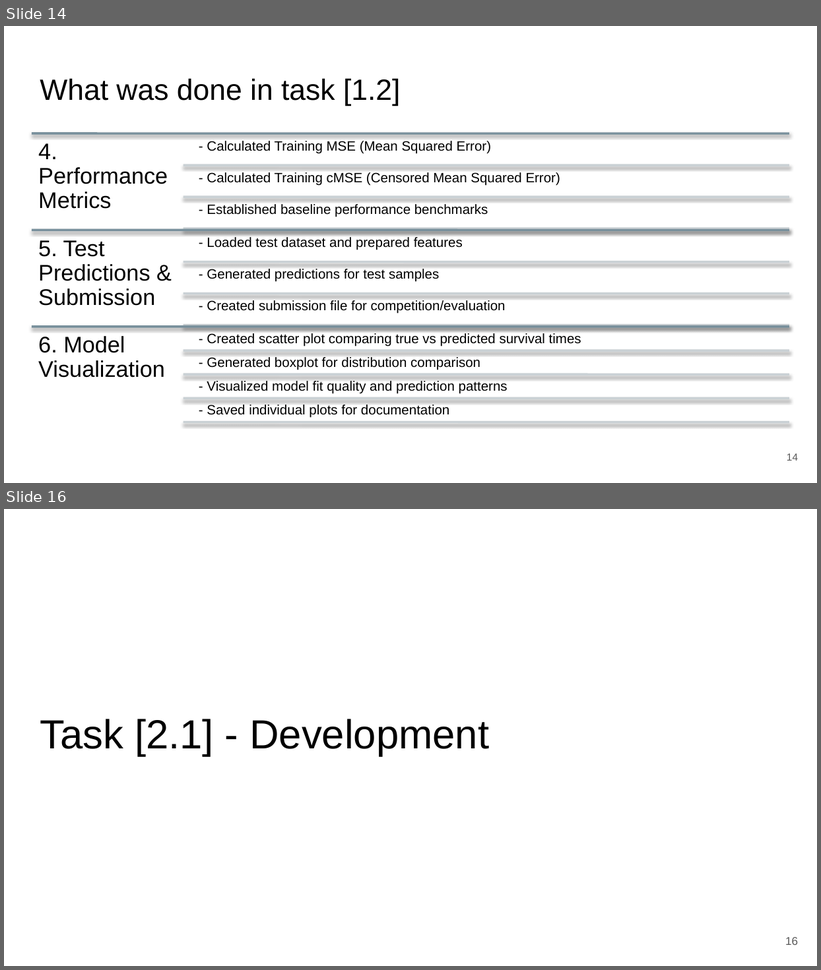
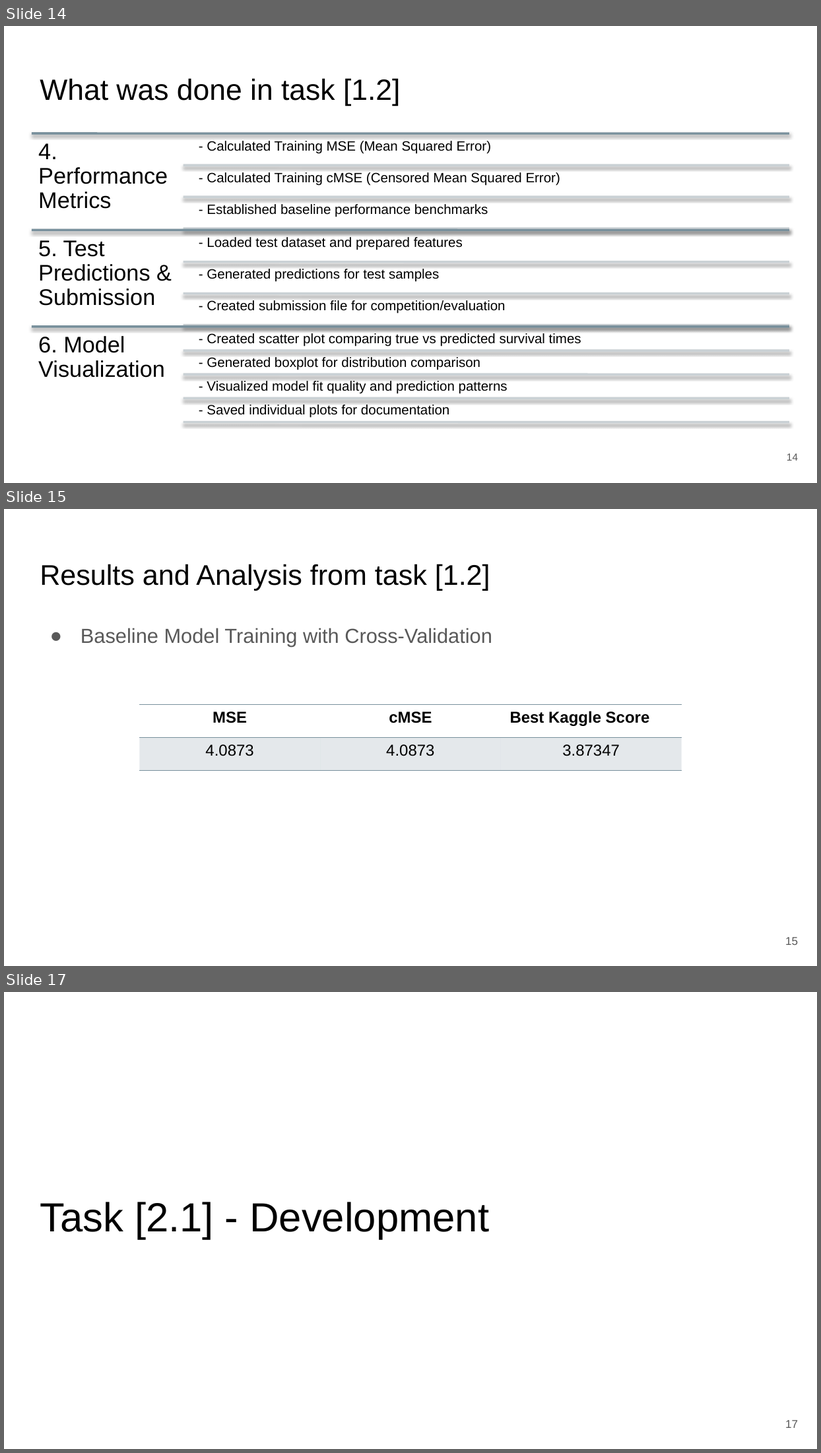
Before and after one commit to zepedrocosta/AA-Projeto2, a slide deck: Slides.pptx. Shown one above the other, each under a label of ours: slides 14 and 16 before the commit, slides 14, 15 and 17 after it; the slides between them are not shown. The pictures are 821x970 and 821x1453 pixels, drawn with LibreOffice and Linux fonts; fonts in the diff are those of the drawing. Boxes give left, top, right and bottom in pixels: in the first picture for what was removed or moved away, otherwise in the second. Text is boxed around its words. In the diff, an @@ line names an element or a change of style, - is before the commit and + after.

Commit message:
plots and results for task 1 (final)

```diff
--- a/Slides.pptx
+++ b/Slides.pptx
@@ slide 15 added at [4, 509, 817, 966], background #FFFFFF @@
@@ title added at [40, 564, 490, 590], 25.2 pt, text #000000 @@
+Results and Analysis from task [1.2]
@@ text added at [81, 628, 492, 647], 18 pt, text #595959 @@
+● Baseline Model Training with Cross-Validation
@@ table added at [140, 705, 681, 771], 2 rows, 3 columns @@
+MSE | cMSE | Best Kaggle Score
+4.0873 | 4.0873 | 3.87347
@@ page number added at [785, 937, 798, 945], 10 pt, text #595959 @@
+15
@@ what was slide 16 is now slide 17 @@
@@ page number at [785, 1420, 798, 1428]: text changed @@
-16
+17
```
Also in this commit, not shown: 1 slide changed.
